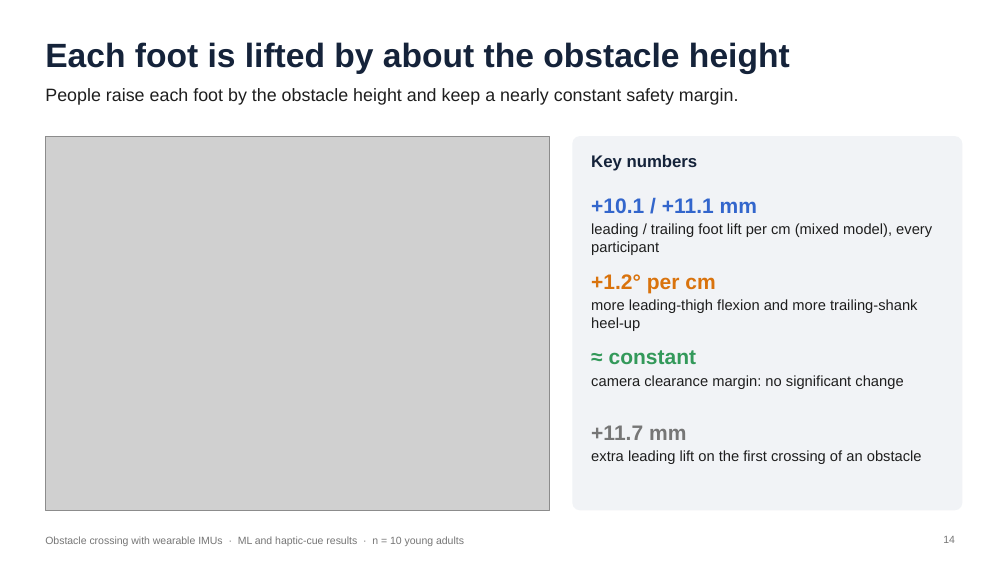
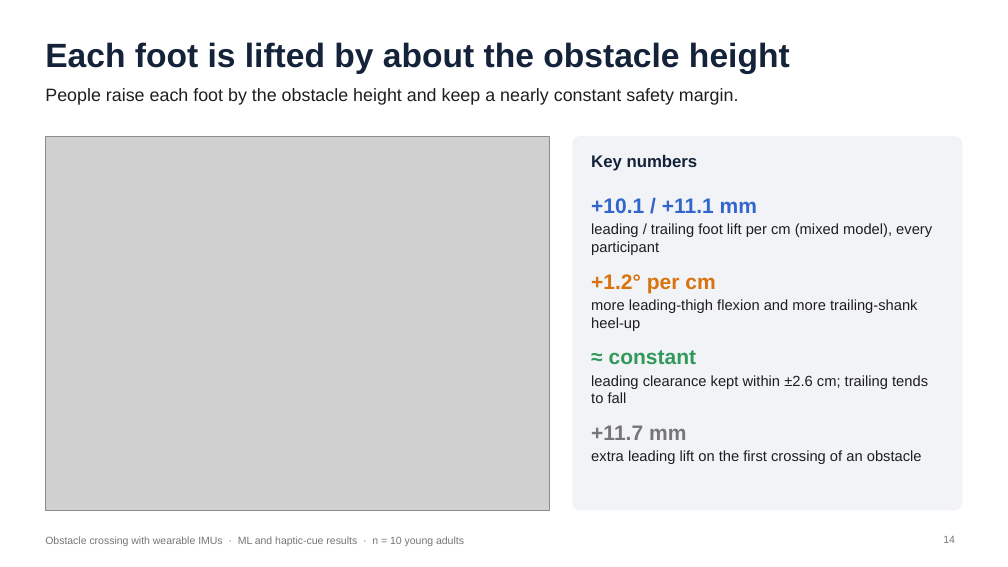
Before and after one commit to ehsansharafianm/imu-obstacle-crossing-analysis, a slide deck: slide 14 of Presentations/26-10-31-ml-haptic-results-101-110.pptx. Drawn at 1008x567 pixels with LibreOffice and Linux fonts; fonts in the diff are those of the drawing; grey boxes stand for pictures. Boxes give left, top, right and bottom in pixels: in the first picture for what was removed or moved away, otherwise in the second. Text is boxed around its words. In the diff, an @@ line names an element or a change of style, - is before the commit and + after.

```diff
--- a/Presentations/26-10-31-ml-haptic-results-101-110.pptx
+++ b/Presentations/26-10-31-ml-haptic-results-101-110.pptx
@@ text at (x1=591, y1=375, x2=928, y2=403): text changed @@
-camera clearance margin: no significant change
+leading clearance kept within ±2.6 cm; trailing tends to fall
```
Also in this commit, not shown: 4 other slides changed, 5 slides added, 54 other files.
